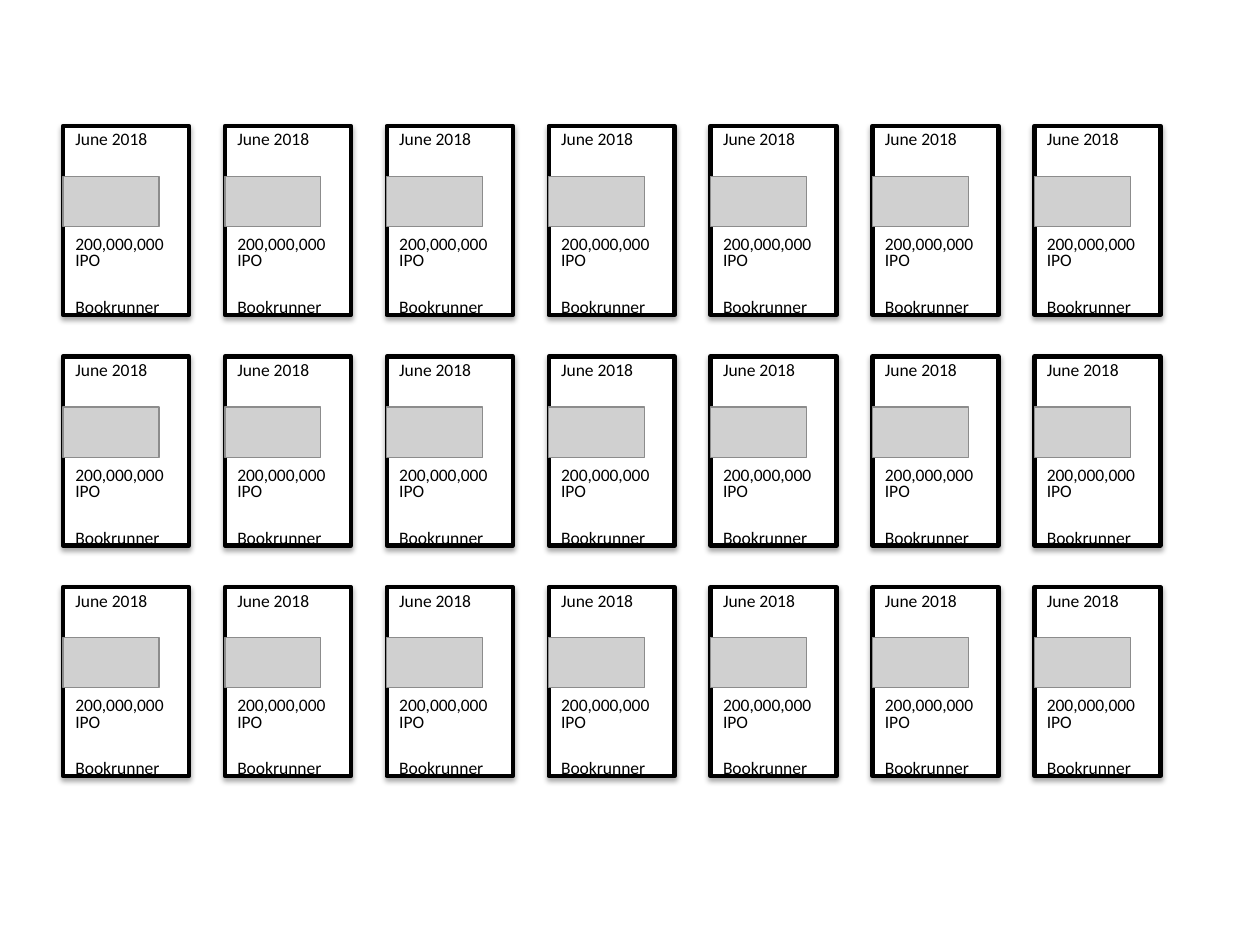
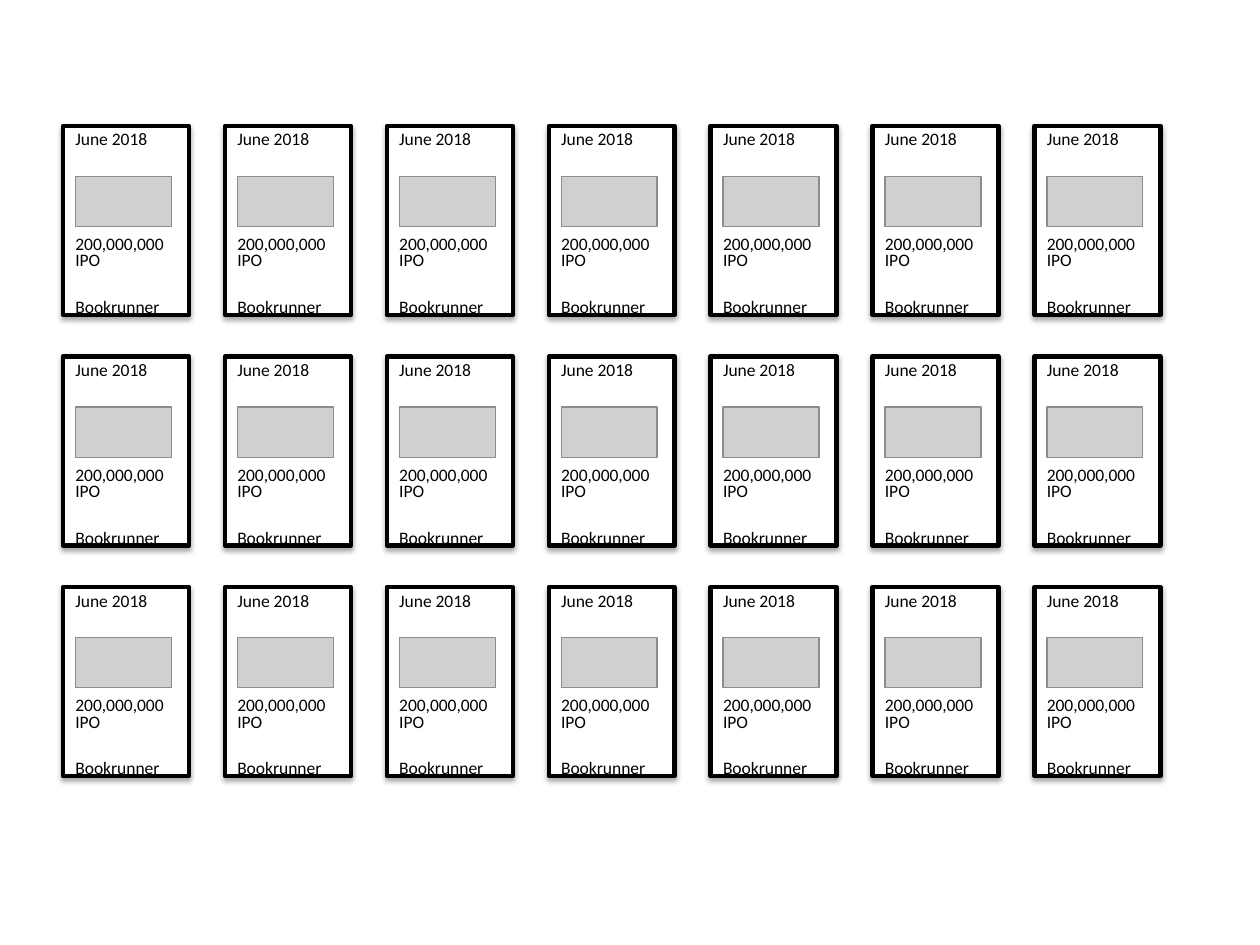
Before and after one commit to cbhuston/IBPowerPointPrototype, a slide deck: slide 1 of test.pptx (slide 3 before the commit). Drawn at 1260x945 pixels with LibreOffice and Linux fonts; fonts in the diff are those of the drawing; grey boxes stand for pictures. Boxes give left, top, right and bottom in pixels: in the first picture for what was removed or moved away, otherwise in the second. Text is boxed around its words. In the diff, an @@ line names an element or a change of style, - is before the commit and + after.

```diff
--- a/test.pptx
+++ b/test.pptx
@@ 6 pictures: place and size @@
-6 pictures at [387,176,806,688]
+6 pictures at [399,176,819,688]
@@ 15 pictures: place and size @@
-15 pictures at [63,176,1130,688]
+15 pictures at [76,176,1143,688]
```
Also in this commit, not shown: 2 slides removed, 1 other file.
